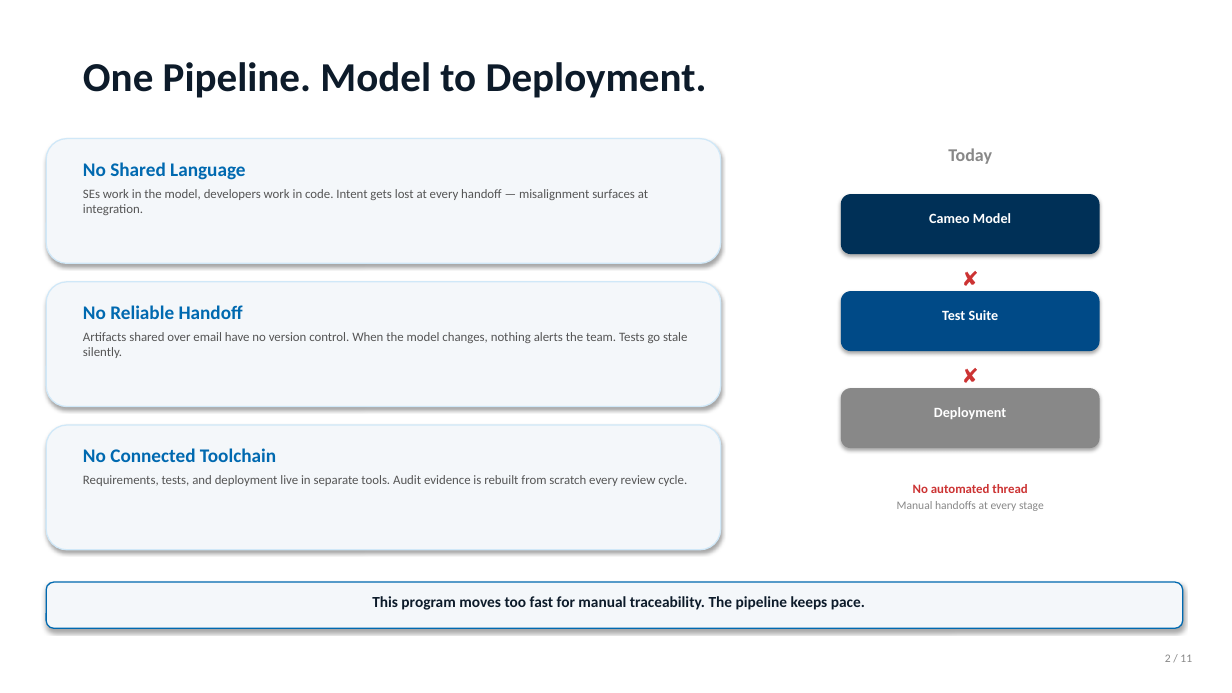
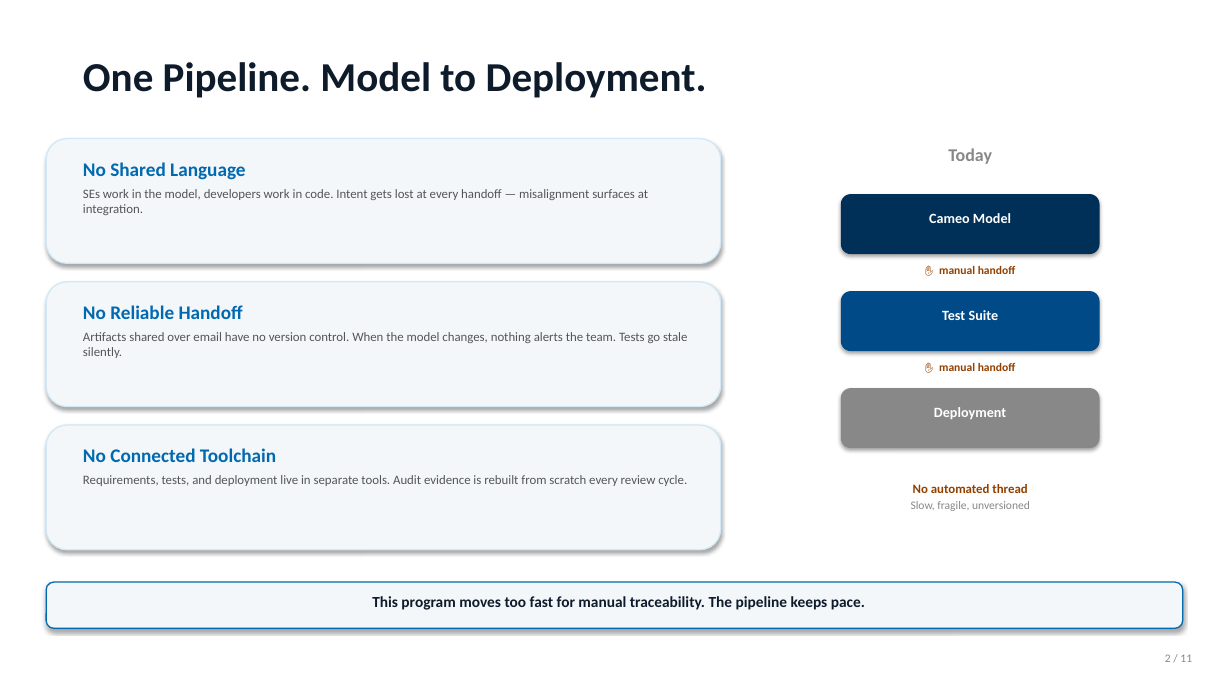
Before and after one commit to blake-perkins/product-pipeline, a slide deck: slide 2 of docs/presentations/MBSE_Pipeline_Executive_Brief.pptx. Drawn at 1232x693 pixels with LibreOffice and Linux fonts; fonts in the diff are those of the drawing. Boxes give left, top, right and bottom in pixels: in the first picture for what was removed or moved away, otherwise in the second. Text is boxed around its words. In the diff, an @@ line names an element or a change of style, - is before the commit and + after.

```diff
--- a/docs/presentations/MBSE_Pipeline_Executive_Brief.pptx
+++ b/docs/presentations/MBSE_Pipeline_Executive_Brief.pptx
@@ text at <box>939,266,1015,274</box>: text changed; size 16 to 9 pt; text colour #CC3333 to #924000 @@
-✘
+✋ manual handoff
@@ text at <box>939,363,1015,371</box>: text changed; size 16 to 9 pt; text colour #CC3333 to #924000 @@
-✘
+✋ manual handoff
@@ text at <box>911,501,1030,511</box>: text changed @@
-Manual handoffs at every stage
+Slow, fragile, unversioned
@@ text at <box>913,484,1027,493</box>: text colour #CC3333 to #924000 in "No automated thread" @@
```
Also in this commit, not shown: 2 other files.
